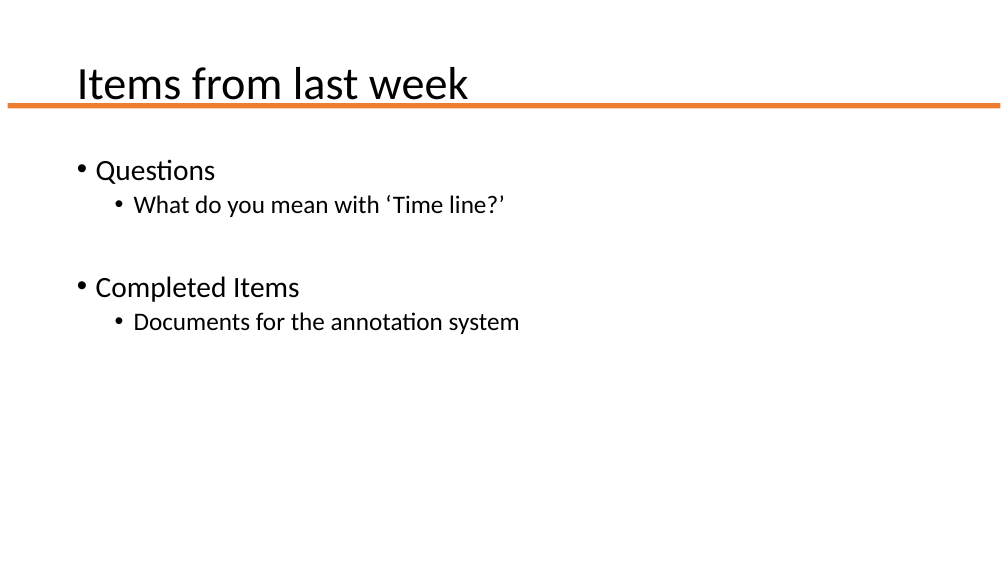
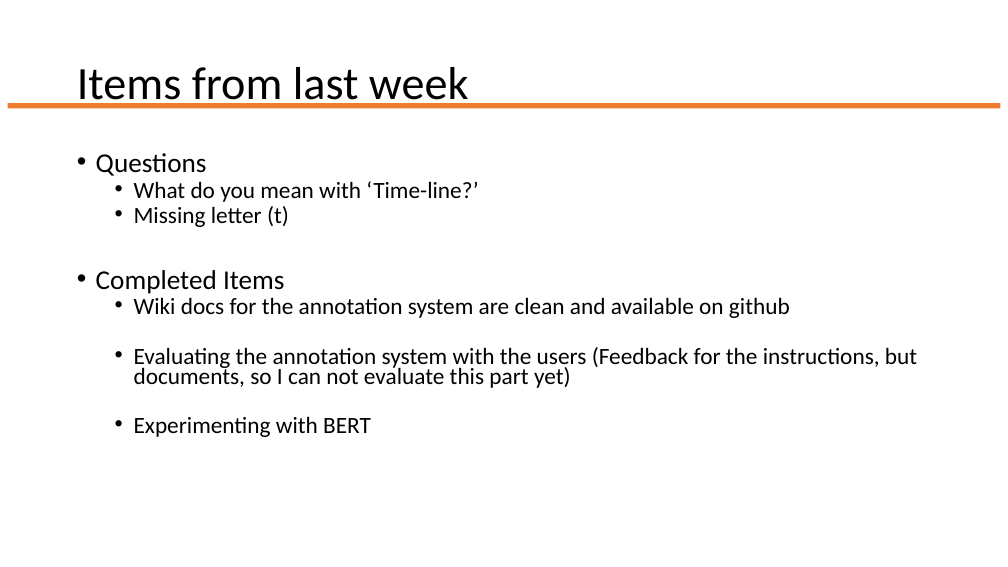
Before and after one commit to JesherA/AcExSy, a slide deck: slide 2 of Supporting_files/Weekly_thesis_meeting.pptx. Drawn at 1008x567 pixels with LibreOffice and Linux fonts; fonts in the diff are those of the drawing. Boxes give left, top, right and bottom in pixels: in the first picture for what was removed or moved away, otherwise in the second. Text is boxed around its words. In the diff, an @@ line names an element or a change of style, - is before the commit and + after.

```diff
--- a/Supporting_files/Weekly_thesis_meeting.pptx
+++ b/Supporting_files/Weekly_thesis_meeting.pptx
@@ text at [96,153,285,294]: size 28 to 25.9 pt in "Questions", "Completed Items"; line spacing 0.9 to 0.7 @@
@@ text at [134,181,478,227]: text changed; size 24 to 22.2 pt @@
-  • What do you mean with ‘Time line?’
+  • What do you mean with ‘Time-line?’
+  • Missing letter (t)
@@ text at [134,297,917,437]: text changed; size 24 to 22.2 pt @@
-  • Documents for the annotation system
+  • Wiki docs for the annotation system are clean and available on github
+  • Evaluating the annotation system with the users (Feedback for the instructions, but documents, so I can not evaluate this part yet)
+  • Experimenting with BERT
```
Also in this commit, not shown: 1 other slide changed, 1 slide added, 1 other file.
